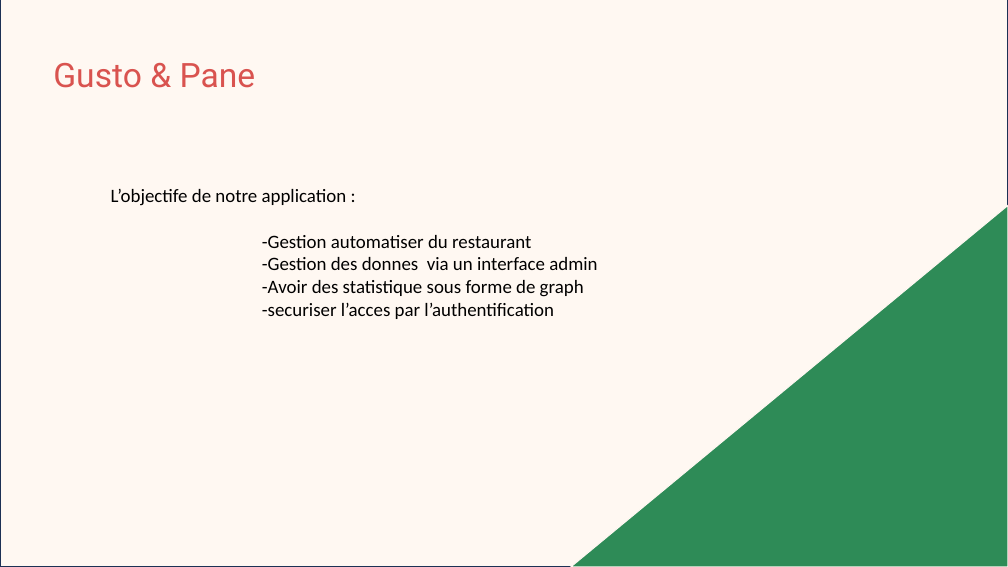
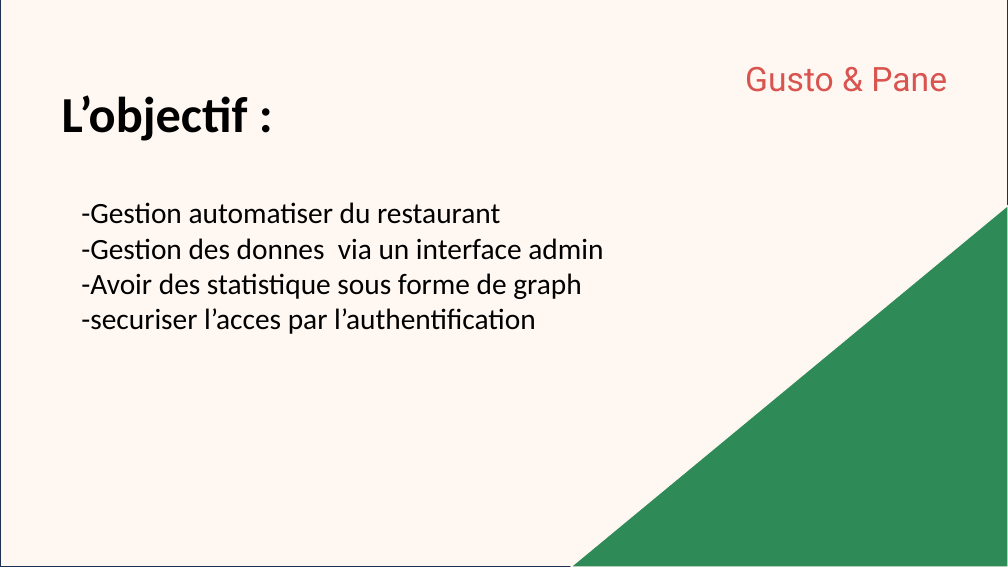
Before and after one commit to anaskablaoui/Gusto-pane, a slide deck: slide 5 of Présentation1.pptx (slide 3 before the commit). Drawn at 1008x567 pixels with LibreOffice and Linux fonts; fonts in the diff are those of the drawing. Boxes give left, top, right and bottom in pixels: in the first picture for what was removed or moved away, otherwise in the second. Text is boxed around its words. In the diff, an @@ line names an element or a change of style, - is before the commit and + after.

```diff
--- a/Présentation1.pptx
+++ b/Présentation1.pptx
@@ text "Gusto & Pane": place and size @@
-text "Gusto & Pane" at [53, 63, 256, 88]
+text "Gusto & Pane" at [745, 67, 947, 92]
@@ text added at [62, 95, 248, 141], 48 pt, text #000000, bold @@
+L’objectif :
@@ text "-Gestion automatiser du restaurant -Gestion ...": place and size @@
-text "-Gestion automatiser du restaurant -Gestion ..." at [111, 189, 597, 319]
+text "-Gestion automatiser du restaurant -Gestion ..." at [81, 202, 603, 334]
@@ text "-Gestion automatiser du restaurant -Gestion ..." at [81, 202, 603, 334]: size 18 to 28 pt @@
@@ text at [111, 189, 347, 206]: paragraph removed @@
-L’objectife de notre application :
```
Also in this commit, not shown: 6 other slides changed, 4 slides added, 1 slide removed.
